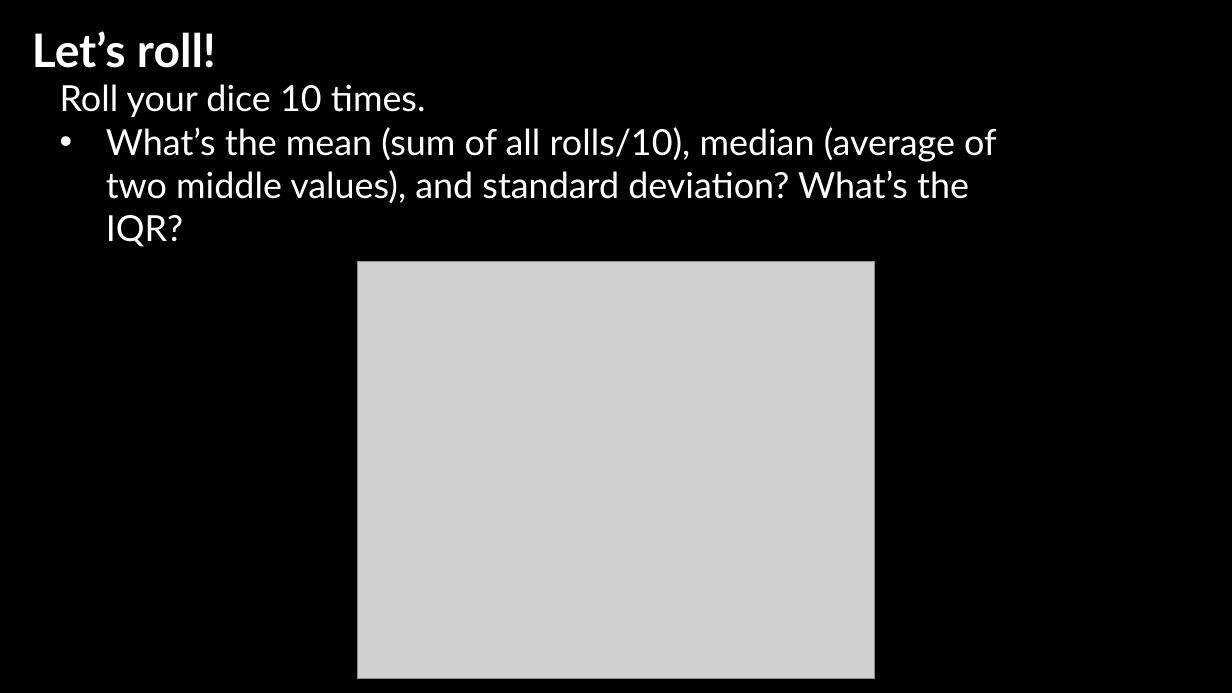
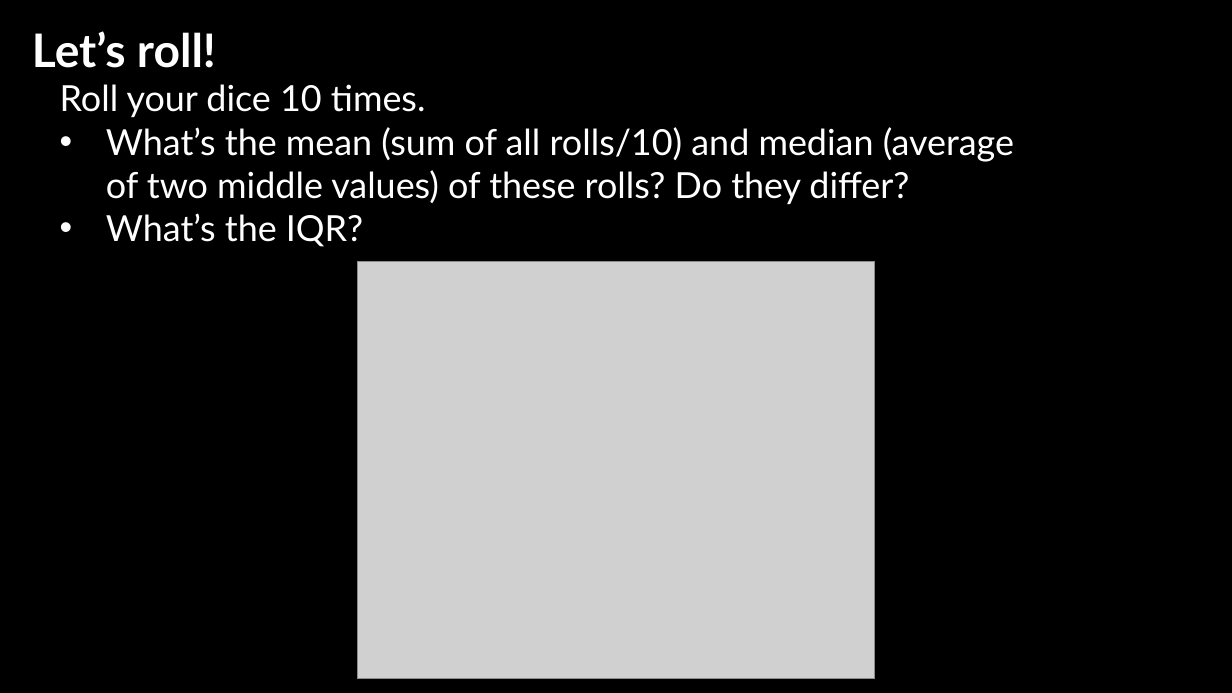
Before and after one commit to jshannon75/geog4300, a slide deck: slide 6 of in_class_slides/geog4300_W03-1 Classification and descriptive stats.pptx. Drawn at 1232x693 pixels with LibreOffice and Linux fonts; fonts in the diff are those of the drawing; grey boxes stand for pictures; background and template pictures are left out. Boxes give left, top, right and bottom in pixels: in the first picture for what was removed or moved away, otherwise in the second. Text is boxed around its words. In the diff, an @@ line names an element or a change of style, - is before the commit and + after.

```diff
--- a/in_class_slides/geog4300_W03-1 Classification and descriptive stats.pptx
+++ b/in_class_slides/geog4300_W03-1 Classification and descriptive stats.pptx
@@ text at (x1=106, y1=127, x2=1014, y2=247): text changed @@
-• What’s the mean (sum of all rolls/10), median (average of two middle values), and standard deviation? What’s the IQR?
+• What’s the mean (sum of all rolls/10) and median (average of two middle values) of these rolls? Do they differ?
+• What’s the IQR?
```
Also in this commit, not shown: 4 other slides changed, 1 slide added, 1 slide removed, 1 other file.
